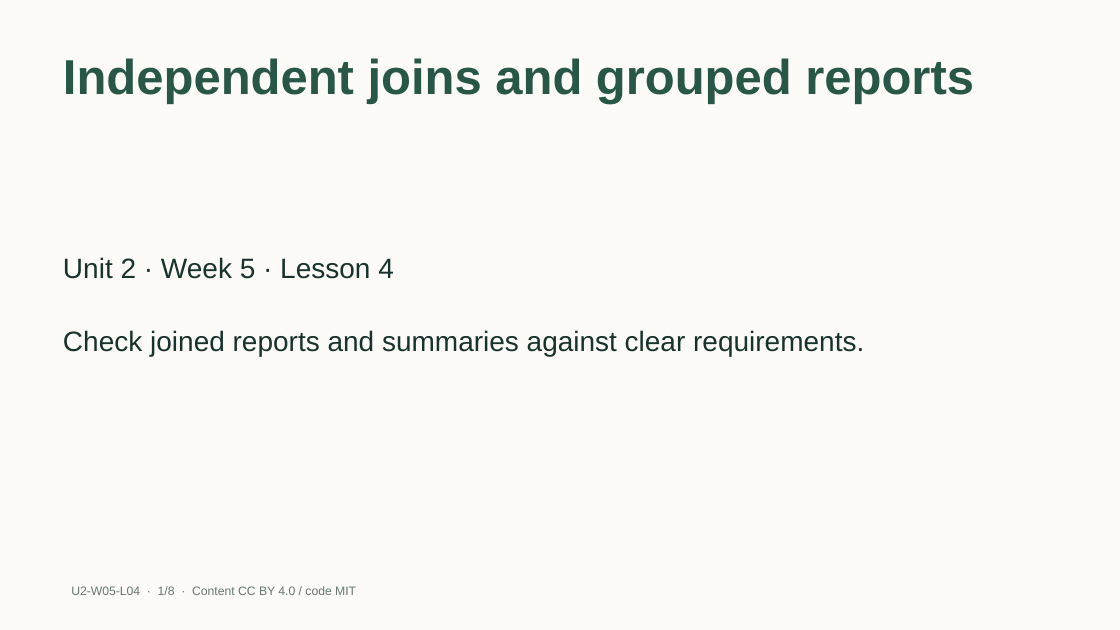
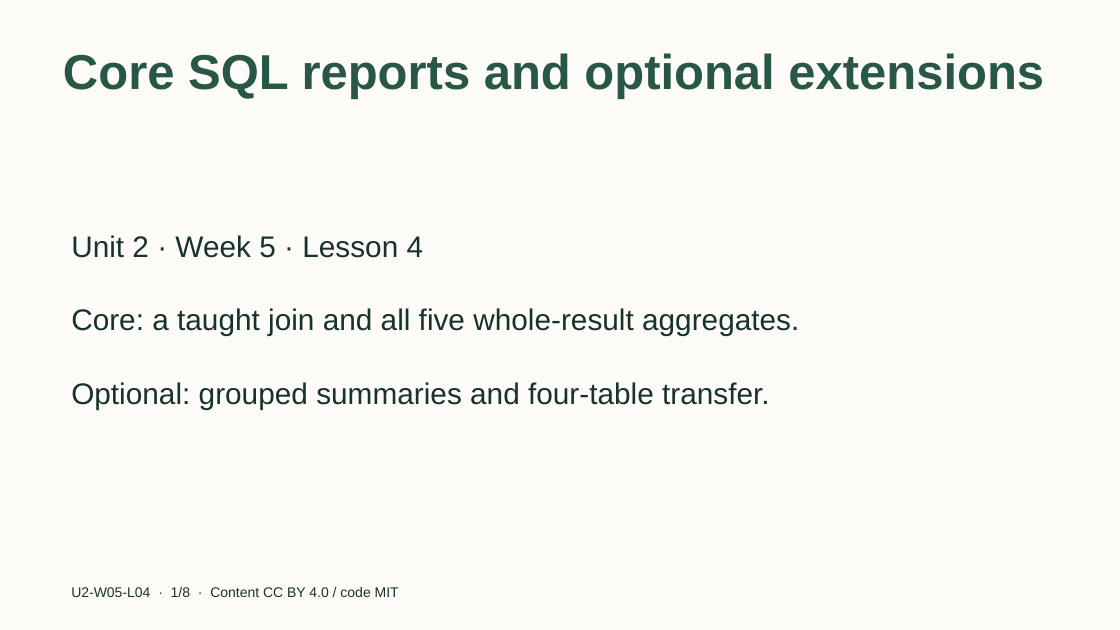
Before and after one commit to EdugenIO/cs-atar-textbook, a slide deck: slide 1 of dist/slides/u2-w05-l04.pptx. Drawn at 1120x630 pixels with LibreOffice and Linux fonts; fonts in the diff are those of the drawing. Boxes give left, top, right and bottom in pixels: in the first picture for what was removed or moved away, otherwise in the second. Text is boxed around its words. In the diff, an @@ line names an element or a change of style, - is before the commit and + after.

Commit message:
Separate Year 11 SQL core practice from optional extensions (S04)

```diff
--- a/dist/slides/u2-w05-l04.pptx
+++ b/dist/slides/u2-w05-l04.pptx
@@ title at (x1=63, y1=53, x2=1044, y2=99): text changed @@
-Independent joins and grouped reports
+Core SQL reports and optional extensions
@@ text "Unit 2 · Week 5 ..." at (x1=71, y1=235, x2=424, y2=258): size 24 to 25.5 pt; vertical alignment middle to top @@
@@ text "Core: a taught join and ..." at (x1=71, y1=308, x2=799, y2=336): vertical alignment middle to top @@
@@ text at (x1=71, y1=308, x2=799, y2=336): text changed; size 24 to 25.5 pt @@
-Check joined reports and summaries against clear requirements.
+Core: a taught join and all five whole-result aggregates.
@@ text added at (x1=71, y1=382, x2=770, y2=409), 25.5 pt, text #18322D @@
+Optional: grouped summaries and four-table transfer.
@@ text "U2-W05-L04 · 1/8 · Content ..." at (x1=71, y1=587, x2=399, y2=597): size 10.5 to 12 pt, text colour #66786F to #18322D @@
```
Also in this commit, not shown: 2 other slides changed, 5 slides added, 5 slides removed, 37 other files.
